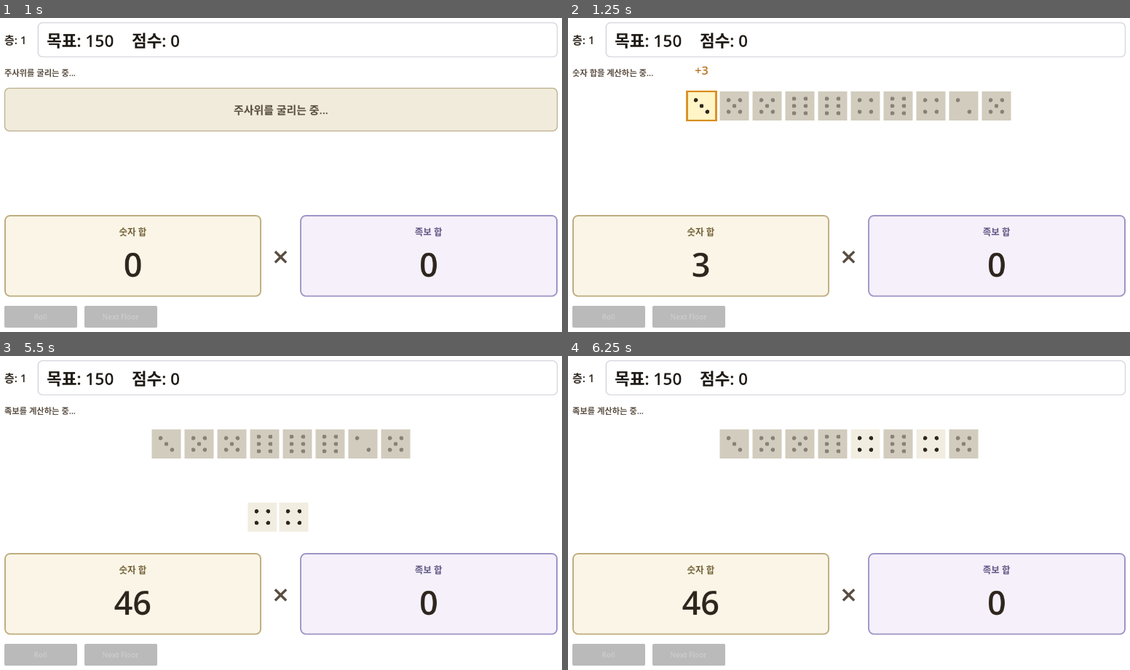
Above: before the commit, frames 1-4 (two rows, left to right).
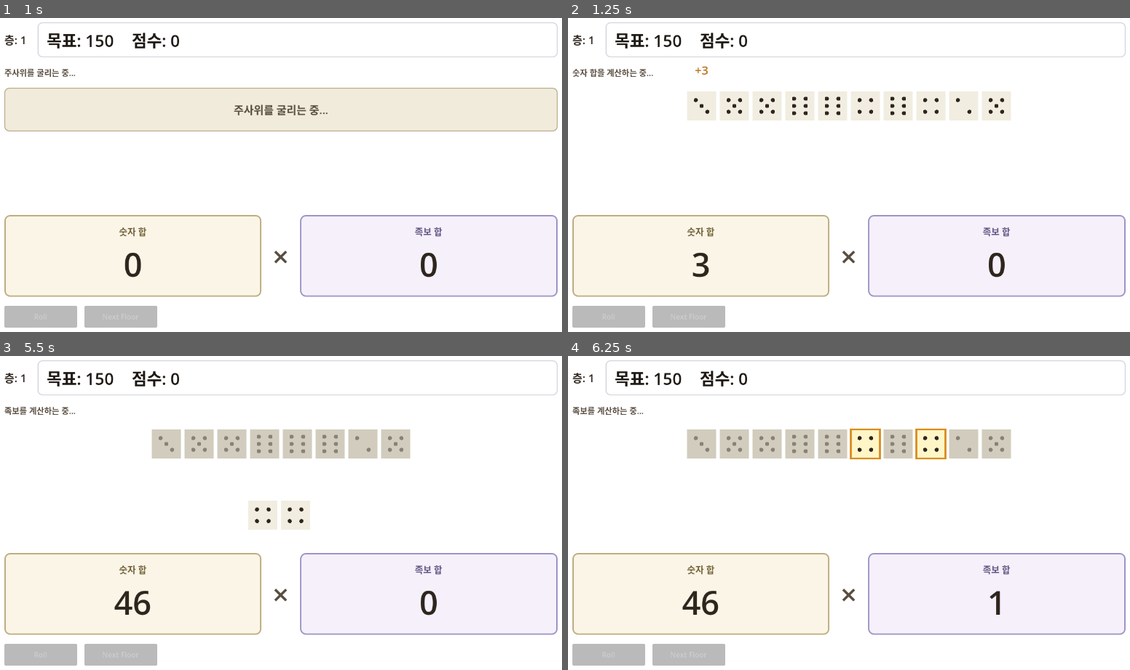
Above: after the commit, the same moments.

Repository: NyongNyongNyong/cat_dice_game
Game: Godot game, scene res://scenes/game/main.tscn
Same seed, same stepped clock (60 frames per second), same inputs: the game is played once before the commit and once after it.
Inputs (mouse positions are in pixels of both pictures, inside the frame that each line leads up to):
- Up to frame 1 (1 s): click "Roll" at 0.5 s
- Up to frame 2 (1.25 s): no input
- Up to frame 3 (5.5 s): move the mouse to (410, 497) at 1.27 s; click (410, 497) at 1.42 s; move the mouse to (162, 528) at 2.02 s; click (162, 528) at 2.17 s; tap Enter at 2.75 s; move the mouse to (337, 440) at 2.77 s; click (337, 440) at 2.92 s; move the mouse to (252, 578) at 3.52 s; click (252, 578) at 3.67 s; move the mouse to (455, 563) at 4.27 s; click (455, 563) at 4.42 s; move the mouse to (106, 462) at 5.02 s; click (106, 462) at 5.17 s
- Up to frame 4 (6.25 s): move the mouse to (877, 513) at 5.77 s; click (877, 513) at 5.92 s

Frame 1 is identical in both runs. In frame 2, 4.7% of the frame differs, in the area x 20-79%, y 23-33%; in frame 3, 0.2%; in frame 4, 2.2%.

Commit message:
feat: add dice hover reroll preview

Diff:
--- a/game/scenes/game/run_scene.tscn
+++ b/game/scenes/game/run_scene.tscn
@@ -4,6 +4,7 @@
 [ext_resource type="Script" uid="uid://bhkwgtmiaon2n" path="res://scripts/core/round_controller.gd" id="2_round"]
 [ext_resource type="Script" uid="uid://cpq1n7tr7tiu1" path="res://scripts/ui/roll_phase_presenter.gd" id="3_roll"]
 [ext_resource type="Script" uid="uid://fis8x0ebu7il" path="res://scripts/ui/score_phase_presenter.gd" id="4_score"]
+[ext_resource type="Script" path="res://scripts/ui/reroll_preview_presenter.gd" id="5_reroll_preview"]
 
 [sub_resource type="StyleBoxFlat" id="StyleBoxFlat_header_score"]
 content_margin_left = 20.0
@@ -275,3 +276,6 @@
 
 [node name="ScorePhasePresenter" type="Node" parent="." unique_id=493166879]
 script = ExtResource("4_score")
+
+[node name="RerollPreviewPresenter" type="Node" parent="."]
+script = ExtResource("5_reroll_preview")
--- a/game/scripts/core/hand_calculator.gd
+++ b/game/scripts/core/hand_calculator.gd
@@ -135,19 +135,17 @@
 		var value: int = tier_def["value"]
 
 		for instance in tier_count:
+			var start_chunk := instance * divisor
 			var end_chunk := mini((instance + 1) * divisor, chunks.size())
 			var highlight: Array[int] = []
-			for chunk_index in range(end_chunk):
+			for chunk_index in range(start_chunk, end_chunk):
 				highlight.append_array(chunks[chunk_index])
 
-			# tier 첫 instance마다 하이라이트 리셋 (페어→투페어→쓰리페어 …)
-			var reset_highlight := instance == 0
 			steps.append(HandStep.new(
 				tier_def["id"],
 				tier_def["display_ko"],
 				highlight,
 				value,
-				reset_highlight,
 			))
 
 
@@ -158,23 +156,17 @@
 ) -> void:
 	var size: int = hand_def["size"]
 	var value: int = hand_def["value"]
-	var cumulative: Array[int] = []
-	var hand_started := false
-
 	for face in range(1, 7):
 		var pool := _indices_for_face(dice_values, face).duplicate()
 		while pool.size() >= size:
-			var chunk := pool.slice(0, size)
+			var chunk: Array[int] = pool.slice(0, size)
 			pool = pool.slice(size)
-			cumulative.append_array(chunk)
 			steps.append(HandStep.new(
 				hand_def["id"],
 				hand_def["display_ko"],
-				cumulative.duplicate(),
+				chunk,
 				value,
-				not hand_started,
 			))
-			hand_started = true
 
 
 static func _append_longest_straight_steps(steps: Array[HandStep], dice_values: Array[int]) -> void:
@@ -184,17 +176,13 @@
 
 	var hand_def: Dictionary = STRAIGHT_BY_LENGTH[length]
 	var formations := _collect_straight_formations(dice_values, length)
-	var hand_started := false
-
 	for formation in formations:
 		steps.append(HandStep.new(
 			hand_def["id"],
 			hand_def["display_ko"],
 			formation,
 			hand_def["value"],
-			not hand_started,
 		))
-		hand_started = true
 
 
 static func _find_longest_straight_length(dice_values: Array[int]) -> int:
@@ -207,8 +195,6 @@
 static func _append_full_house_steps(steps: Array[HandStep], dice_values: Array[int]) -> void:
 	# hand-scoring-v2.md §9 — Full House 전용 pool, Triple/Pair 계열 chunk와 분리
 	var pools := _build_face_pools(dice_values)
-	var hand_started := false
-
 	while true:
 		var choice := _pick_best_full_house(pools)
 		if choice.is_empty():
@@ -228,9 +214,7 @@
 			"풀하우스",
 			highlight,
 			FULL_HOUSE_VALUE,
-			not hand_started,
 		))
-		hand_started = true
 
 
 static func _pick_best_full_house(pools: Dictionary) -> Dictionary:
@@ -307,17 +291,13 @@
 	var hand_def: Dictionary = tiers[length]
 	var buckets := _build_chunk_buckets(dice_values, chunk_size)
 	var formations := _collect_stair_formations(buckets, length)
-	var hand_started := false
-
 	for formation in formations:
 		steps.append(HandStep.new(
 			hand_def["id"],
 			hand_def["display_ko"],
 			formation,
 			hand_def["value"],
-			not hand_started,
 		))
-		hand_started = true
 
 
 static func _find_longest_stair_length(
--- /dev/null
+++ b/game/scripts/core/reroll_preview_calculator.gd
@@ -0,0 +1,31 @@
+class_name RerollPreviewCalculator
+
+const PreviewResult := preload("res://scripts/core/reroll_preview_result.gd")
+const DEFAULT_FACE_VALUES: Array[int] = [1, 2, 3, 4, 5, 6]
+
+
+static func compute(
+	dice_values: Array[int],
+	dice_index: int,
+	face_values: Array[int] = DEFAULT_FACE_VALUES,
+):
+	var result: RefCounted = PreviewResult.new()
+	if dice_values.is_empty() or dice_index < 0 or dice_index >= dice_values.size():
+		return result
+	if face_values.is_empty():
+		return result
+
+	result.current_score = HandCalculator.evaluate(dice_values).total_score
+	result.max_score = result.current_score
+	result.min_score = result.current_score
+
+	for face_value in face_values:
+		var trial_values := dice_values.duplicate()
+		trial_values[dice_index] = face_value
+		var score := HandCalculator.evaluate(trial_values).total_score
+		result.max_score = maxi(result.max_score, score)
+		result.min_score = mini(result.min_score, score)
+
+	result.delta_up = result.max_score - result.current_score
+	result.delta_down = result.min_score - result.current_score
+	return result
--- /dev/null
+++ b/game/scripts/core/reroll_preview_calculator_spec_test.gd
@@ -0,0 +1,60 @@
+extends SceneTree
+
+const PreviewCalculator := preload("res://scripts/core/reroll_preview_calculator.gd")
+
+var _failed := 0
+
+
+func _init() -> void:
+	_expect_result_consistency([2, 3, 3, 4, 4, 5, 5, 6, 6, 6], 0)
+	_expect_single_face_no_change()
+	_expect_bruteforce_matches([1, 2, 3, 4, 5, 6, 1, 2, 3, 4], 0)
+	_expect_bruteforce_matches([3, 3, 3, 3, 3, 3, 3, 3, 3, 3], 5)
+
+	if _failed > 0:
+		push_error("Reroll preview spec tests failed: %d" % _failed)
+	quit(_failed)
+
+
+func _expect_result_consistency(values: Array[int], index: int) -> void:
+	var preview = PreviewCalculator.compute(values, index)
+	if preview.max_score < preview.current_score:
+		_fail("max >= current", preview.current_score, preview.max_score)
+	if preview.min_score > preview.current_score:
+		_fail("min <= current", preview.current_score, preview.min_score)
+	if preview.delta_up != preview.max_score - preview.current_score:
+		_fail("delta_up", preview.max_score - preview.current_score, preview.delta_up)
+	if preview.delta_down != preview.min_score - preview.current_score:
+		_fail("delta_down", preview.min_score - preview.current_score, preview.delta_down)
+
+
+func _expect_single_face_no_change() -> void:
+	var values: Array[int] = [4, 4, 4, 4, 4, 4, 4, 4, 4, 4]
+	var preview = PreviewCalculator.compute(values, 3, [4])
+	if preview.delta_up != 0:
+		_fail("single face delta_up", 0, preview.delta_up)
+	if preview.delta_down != 0:
+		_fail("single face delta_down", 0, preview.delta_down)
+
+
+func _expect_bruteforce_matches(values: Array[int], index: int) -> void:
+	var preview = PreviewCalculator.compute(values, index)
+	var current := HandCalculator.evaluate(values).total_score
+	var max_score := current
+	var min_score := current
+	for face in PreviewCalculator.DEFAULT_FACE_VALUES:
+		var trial := values.duplicate()
+		trial[index] = face
+		var score := HandCalculator.evaluate(trial).total_score
+		max_score = maxi(max_score, score)
+		min_score = mini(min_score, score)
+
+	if preview.delta_up != max_score - current:
+		_fail("bruteforce delta_up", max_score - current, preview.delta_up)
+	if preview.delta_down != min_score - current:
+		_fail("bruteforce delta_down", min_score - current, preview.delta_down)
+
+
+func _fail(label: String, expected: int, got: int) -> void:
+	_failed += 1
+	push_error("%s: expected %d got %d" % [label, expected, got])
--- /dev/null
+++ b/game/scripts/core/reroll_preview_result.gd
@@ -0,0 +1,7 @@
+extends RefCounted
+
+var current_score: int = 0
+var max_score: int = 0
+var min_score: int = 0
+var delta_up: int = 0
+var delta_down: int = 0
--- a/game/scripts/core/round_controller.gd
+++ b/game/scripts/core/round_controller.gd
@@ -3,12 +3,15 @@
 
 signal phase_changed(phase: RoundPhase.Phase)
 signal dice_rolled(values: Array[int])
+signal die_selected(index: int)
+signal die_rerolled(values: Array[int])
 signal score_ready(evaluation: HandEvaluation)
 signal round_reset()
 
 var phase: RoundPhase.Phase = RoundPhase.Phase.IDLE
 var dice_values: Array[int] = []
 var hand_evaluation: HandEvaluation
+var selected_die_index: int = -1
 
 
 func begin_round() -> void:
@@ -19,25 +22,46 @@
 	phase = RoundPhase.Phase.IDLE
 	dice_values.clear()
 	hand_evaluation = null
+	selected_die_index = -1
 	phase_changed.emit(phase)
 	round_reset.emit()
 
 
 func can_roll() -> bool:
-	return phase == RoundPhase.Phase.IDLE
+	if phase == RoundPhase.Phase.IDLE:
+		return true
+	if phase == RoundPhase.Phase.REROLL_READY:
+		return selected_die_index >= 0
+	return false
+
+
+func can_reroll_preview() -> bool:
+	return phase == RoundPhase.Phase.REROLL_READY
 
 
 func can_advance_floor() -> bool:
-	return phase == RoundPhase.Phase.RESOLVED
+	return phase == RoundPhase.Phase.REROLL_READY
 
 
 func roll() -> void:
-	if not can_roll():
+	if phase == RoundPhase.Phase.IDLE:
+		_roll_all_dice()
+	elif phase == RoundPhase.Phase.REROLL_READY:
+		_reroll_selected_die()
+
+
+func select_die(index: int) -> void:
+	if not can_reroll_preview():
+		return
+	if index < 0 or index >= dice_values.size():
 		return
 
-	_set_phase(RoundPhase.Phase.ROLLING)
-	dice_values = _roll_dice_values()
-	dice_rolled.emit(dice_values)
+	selected_die_index = index
+	die_selected.emit(index)
+
+
+func clear_selection() -> void:
+	selected_die_index = -1
 
 
 func complete_roll_presentation() -> void:
@@ -49,7 +73,24 @@
 func complete_score_presentation() -> void:
 	if phase != RoundPhase.Phase.SCORING:
 		return
-	_set_phase(RoundPhase.Phase.RESOLVED)
+	_set_phase(RoundPhase.Phase.REROLL_READY)
+
+
+func _roll_all_dice() -> void:
+	_set_phase(RoundPhase.Phase.ROLLING)
+	selected_die_index = -1
+	dice_values = _roll_dice_values()
+	dice_rolled.emit(dice_values)
+
+
+func _reroll_selected_die() -> void:
+	if selected_die_index < 0 or selected_die_index >= dice_values.size():
+		return
+
+	dice_values[selected_die_index] = randi_range(1, 6)
+	selected_die_index = -1
+	die_rerolled.emit(dice_values)
+	_begin_scoring()
 
 
 func _begin_scoring() -> void:
--- a/game/scripts/core/round_phase.gd
+++ b/game/scripts/core/round_phase.gd
@@ -3,6 +3,7 @@
 enum Phase {
 	IDLE,
 	ROLLING,
+	REROLL_READY,
 	SCORING,
 	RESOLVED,
 }
--- a/game/scripts/dice/dice.gd
+++ b/game/scripts/dice/dice.gd
@@ -4,6 +4,7 @@
 const DIM_FACE_COLOR := Color(0.82, 0.8, 0.74, 1.0)
 const HIGHLIGHT_FACE_COLOR := Color(1.0, 0.96, 0.78, 1.0)
 const HIGHLIGHT_BORDER_COLOR := Color(0.85, 0.55, 0.12, 1.0)
+const SELECTED_BORDER_COLOR := Color(0.22, 0.48, 0.86, 1.0)
 const PIP_COLOR := Color(0.18, 0.15, 0.12, 1.0)
 const DIM_PIP_COLOR := Color(0.18, 0.15, 0.12, 0.45)
 const PIP_RADIUS_RATIO := 0.07
@@ -34,6 +35,7 @@
 var _show_placeholder: bool = true
 var _highlighted: bool = false
 var _dimmed: bool = false
+var _selected: bool = false
 
 
 func set_value(face_value: int) -> void:
@@ -48,6 +50,17 @@
 	_show_placeholder = true
 	_highlighted = false
 	_dimmed = false
+	_selected = false
+	queue_redraw()
+
+
+func set_selected(on: bool) -> void:
+	_selected = on
+	queue_redraw()
+
+
+func clear_selection() -> void:
+	_selected = false
 	queue_redraw()
 
 
@@ -73,6 +86,8 @@
 
 	if _highlighted:
 		draw_rect(face_rect, HIGHLIGHT_BORDER_COLOR, false, 4.0)
+	elif _selected:
+		draw_rect(face_rect, SELECTED_BORDER_COLOR, false, 4.0)
 
 	if _show_placeholder:
 		return
--- /dev/null
+++ b/game/scripts/ui/reroll_preview_presenter.gd
@@ -0,0 +1,110 @@
+extends Node
+
+const PreviewCalculator := preload("res://scripts/core/reroll_preview_calculator.gd")
+const TOOLTIP_OFFSET := Vector2(0.0, -12.0)
+
+var _popup_layer: Control
+var _tooltip: PanelContainer
+var _label: Label
+var _active := false
+var _cache: Dictionary = {}
+var _cache_board_key: String = ""
+
+
+func setup(popup_layer: Control) -> void:
+	_popup_layer = popup_layer
+	_build_tooltip()
+
+
+func set_active(active: bool) -> void:
+	_active = active
+	if not active:
+		hide_preview()
+		_clear_cache()
+
+
+func invalidate_cache() -> void:
+	_clear_cache()
+
+
+func show_preview(dice_view: Control, dice_index: int, dice_values: Array[int]) -> void:
+	if not _active or dice_values.is_empty():
+		return
+
+	var board_key := _board_cache_key(dice_values)
+	if board_key != _cache_board_key:
+		_clear_cache()
+		_cache_board_key = board_key
+
+	var cache_key := "%d" % dice_index
+	var preview
+	if _cache.has(cache_key):
+		preview = _cache[cache_key]
+	else:
+		preview = PreviewCalculator.compute(dice_values, dice_index)
+		_cache[cache_key] = preview
+
+	_label.text = _format_preview(preview)
+	_tooltip.reset_size()
+	_position_tooltip(dice_view)
+	_tooltip.visible = true
+
+
+func hide_preview() -> void:
+	if _tooltip:
+		_tooltip.visible = false
+
+
+func _build_tooltip() -> void:
+	_tooltip = PanelContainer.new()
+	_tooltip.visible = false
+	_tooltip.mouse_filter = Control.MOUSE_FILTER_IGNORE
+	_tooltip.z_index = 12
+
+	var style := StyleBoxFlat.new()
+	style.bg_color = Color(0.12, 0.11, 0.1, 0.92)
+	style.border_color = Color(0.75, 0.68, 0.5, 1.0)
+	style.set_border_width_all(2)
+	style.set_corner_radius_all(6)
+	style.content_margin_left = 10.0
+	style.content_margin_top = 6.0
+	style.content_margin_right = 10.0
+	style.content_margin_bottom = 6.0
+	_tooltip.add_theme_stylebox_override("panel", style)
+
+	_label = Label.new()
+	_label.mouse_filter = Control.MOUSE_FILTER_IGNORE
+	_label.add_theme_font_size_override("font_size", 16)
+	_label.add_theme_color_override("font_color", Color(0.98, 0.96, 0.9, 1.0))
+	_tooltip.add_child(_label)
+	_popup_layer.add_child(_tooltip)
+
+
+func _format_preview(preview) -> String:
+	return "▲ %s  ▼ %s" % [_format_delta(preview.delta_up), _format_delta(preview.delta_down)]
+
+
+func _format_delta(delta: int) -> String:
+	if delta >= 0:
+		return "+%d" % delta
+	return "%d" % delta
+
+
+func _position_tooltip(dice_view: Control) -> void:
+	var dice_rect := dice_view.get_global_rect()
+	var layer_transform := _popup_layer.get_global_transform().affine_inverse()
+	var anchor := layer_transform * dice_rect.get_center()
+	var tooltip_size := _tooltip.get_minimum_size()
+	_tooltip.position = anchor + TOOLTIP_OFFSET - Vector2(tooltip_size.x * 0.5, tooltip_size.y)
+
+
+func _board_cache_key(dice_values: Array[int]) -> String:
+	var parts: PackedStringArray = []
+	for value in dice_values:
+		parts.append(str(value))
+	return ",".join(parts)
+
+
+func _clear_cache() -> void:
+	_cache.clear()
+	_cache_board_key = ""
--- a/game/scripts/ui/run_scene.gd
+++ b/game/scripts/ui/run_scene.gd
@@ -14,11 +14,14 @@
 @onready var _right_value: Label = $MarginContainer/VBox/ScoreBoard/RightPanel/VBox/RightValue
 @onready var _roll_button: Button = $MarginContainer/VBox/Buttons/RollButton
 @onready var _next_floor_button: Button = $MarginContainer/VBox/Buttons/NextFloorButton
+@onready var _dice_popup_layer: Control = $MarginContainer/VBox/DiceRow/PopupOverlay
 @onready var _round: RoundController = $RoundController
 @onready var _roll_presenter: RollPhasePresenter = $RollPhasePresenter
 @onready var _score_presenter: ScorePhasePresenter = $ScorePhasePresenter
+@onready var _reroll_preview_presenter: Node = $RerollPreviewPresenter
 
 var _dice_views: Array[Control] = []
+var _hovered_dice_index := -1
 
 
 func _ready() -> void:
@@ -33,9 +36,12 @@
 	_roll_presenter.setup(_roll_slot, _dice_row)
 	_score_presenter.setup(_dice_row, _popup_overlay, _left_value, _right_value, _status_label)
 	_score_presenter.set_dice_views(_dice_views)
+	_reroll_preview_presenter.setup(_dice_popup_layer)
 
 	_round.phase_changed.connect(_on_round_phase_changed)
 	_round.dice_rolled.connect(_on_dice_rolled)
+	_round.die_selected.connect(_on_die_selected)
+	_round.die_rerolled.connect(_on_die_rerolled)
 	_round.score_ready.connect(_on_score_ready)
 	_round.round_reset.connect(_on_round_reset)
 
@@ -56,6 +62,9 @@
 		var dice: Control = DICE_SCENE.instantiate()
 		_dice_container.add_child(dice)
 		dice.show_placeholder()
+		dice.mouse_entered.connect(_on_dice_mouse_entered.bind(i))
+		dice.mouse_exited.connect(_on_dice_mouse_exited)
+		dice.gui_input.connect(_on_dice_gui_input.bind(i))
 		_dice_views.append(dice)
 
 	_score_presenter.set_dice_views(_dice_views)
@@ -68,15 +77,76 @@
 
 
 func _on_dice_rolled(values: Array[int]) -> void:
+	_reroll_preview_presenter.set_active(false)
+	_reroll_preview_presenter.hide_preview()
 	await _roll_presenter.play(values)
 	_round.complete_roll_presentation()
+	_show_dice_values(values)
+
+
+func _on_die_rerolled(values: Array[int]) -> void:
+	_reroll_preview_presenter.set_active(false)
+	_reroll_preview_presenter.hide_preview()
+	_clear_dice_selection()
+	_show_dice_values(values)
+	_reroll_preview_presenter.invalidate_cache()
 
 
 func _on_score_ready(evaluation: HandEvaluation) -> void:
+	_reroll_preview_presenter.set_active(false)
+	_reroll_preview_presenter.hide_preview()
 	await _score_presenter.play(evaluation)
 	_round.complete_score_presentation()
 	RunManager.set_score(evaluation.total_score)
-	_sync_ui()
+	_show_dice_values(evaluation.dice_values)
+	_clear_dice_selection()
+	_reroll_preview_presenter.set_active(_round.can_reroll_preview())
+	_sync_ui()
+
+
+func _on_die_selected(index: int) -> void:
+	_update_dice_selection(index)
+	_sync_ui()
+
+
+func _show_dice_values(values: Array[int]) -> void:
+	_dice_row.visible = true
+	for i in values.size():
+		_dice_views[i].set_value(values[i])
+
+
+func _update_dice_selection(index: int) -> void:
+	for i in _dice_views.size():
+		_dice_views[i].set_selected(i == index)
+
+
+func _clear_dice_selection() -> void:
+	for dice in _dice_views:
+		dice.clear_selection()
+
+
+func _on_dice_mouse_entered(index: int) -> void:
+	_hovered_dice_index = index
+	if not _round.can_reroll_preview():
+		return
+	_reroll_preview_presenter.show_preview(_dice_views[index], index, _round.dice_values)
+
+
+func _on_dice_mouse_exited() -> void:
+	_hovered_dice_index = -1
+	_reroll_preview_presenter.hide_preview()
+
+
+func _on_dice_gui_input(event: InputEvent, index: int) -> void:
+	if not _round.can_reroll_preview():
+		return
+	if not event is InputEventMouseButton:
+		return
+	var mouse_event := event as InputEventMouseButton
+	if not mouse_event.pressed or mouse_event.button_index != MOUSE_BUTTON_LEFT:
+		return
+
+	_round.select_die(index)
 
 
 func _on_next_floor_pressed() -> void:
@@ -92,6 +162,8 @@
 
 
 func _on_round_reset() -> void:
+	_reroll_preview_presenter.set_active(false)
+	_reroll_preview_presenter.hide_preview()
 	_roll_slot.visible = false
 	_dice_row.visible = true
 	for dice in _dice_views:
@@ -143,8 +215,14 @@
 			_status_label.text = "주사위를 굴리는 중..."
 		RoundPhase.Phase.SCORING:
 			_status_label.text = "점수를 계산하는 중..."
-		RoundPhase.Phase.RESOLVED:
-			if RunManager.can_advance_floor():
-				_status_label.text = "목표 달성! Next Floor로 이동하세요."
+		RoundPhase.Phase.REROLL_READY:
+			if _round.selected_die_index >= 0:
+				_status_label.text = "Roll을 눌러 선택한 주사위를 다시 굴리세요."
+			elif RunManager.can_advance_floor():
+				_status_label.text = (
+					"목표 달성! Next Floor로 이동하거나, 주사위를 선택해 더 리롤할 수 있습니다."
+				)
 			else:
-				_status_label.text = "목표 점수에 미달했습니다. (v0.1에서는 재시도 없음)"
+				_status_label.text = (
+					"주사위에 마우스를 올려 리롤 효과를 확인하고, 클릭해 선택하세요."
+				)
--- a/game/scripts/ui/score_phase_presenter.gd
+++ b/game/scripts/ui/score_phase_presenter.gd
@@ -7,7 +7,6 @@
 const NUMBER_STEP_DELAY := 0.04
 const HAND_POPUP_DURATION := 0.55
 const NUMBER_POPUP_DURATION := 0.28
-const TIER_RESET_DELAY := 0.15
 const POPUP_RISE := 32.0
 const FOCUS_MOVE_DURATION := 0.22
 const FOCUS_HOLD_DURATION := 0.16
@@ -85,43 +84,16 @@
 
 func _play_hand_steps(steps: Array[HandStep]) -> void:
 	var hand_running := 0
-	var prev_hand_id := ""
-	var prev_highlight_indices: Array[int] = []
 	_right_value.text = "0"
 	_status_label.text = "족보를 계산하는 중..."
 
 	for step in steps:
-		var tier_changed := prev_hand_id != "" and step.hand_id != prev_hand_id
-		if step.clear_before or tier_changed:
-			_clear_highlights()
-			if _highlights_overlap(prev_highlight_indices, step.highlight_indices):
-				await get_tree().create_timer(TIER_RESET_DELAY).timeout
-			else:
-				await get_tree().process_frame
-
-		prev_hand_id = step.hand_id
-		prev_highlight_indices = step.highlight_indices.duplicate()
 		_apply_highlights(step.highlight_indices)
 		await _play_focus_dice(step.highlight_indices)
 		hand_running += step.points_added
 		_right_value.text = str(hand_running)
 		await _show_hand_popup(step.display_ko, step.points_added, step.highlight_indices)
 		await get_tree().create_timer(HAND_STEP_DELAY).timeout
-
-
-func _highlights_overlap(previous: Array[int], next: Array[int]) -> bool:
-	if previous.is_empty() or next.is_empty():
-		return false
-
-	var previous_set: Dictionary = {}
-	for index in previous:
-		previous_set[index] = true
-
-	for index in next:
-		if previous_set.has(index):
-			return true
-
-	return false
 
 
 func _apply_highlights(indices: Array[int]) -> void:
Not shown: 1 places in game/scenes/game/main.tscn that only renumber resources
Not shown, added: game/scripts/core/reroll_preview_calculator.gd.uid
Not shown, added: game/scripts/core/reroll_preview_calculator_spec_test.gd.uid
Not shown, added: game/scripts/core/reroll_preview_result.gd.uid
Not shown, added: game/scripts/ui/reroll_preview_presenter.gd.uid
Not shown, changed: docs/design/README.md
Not shown, changed: docs/design/systems/README.md
Not shown, added: docs/design/systems/dice-hover-reroll-preview.md
